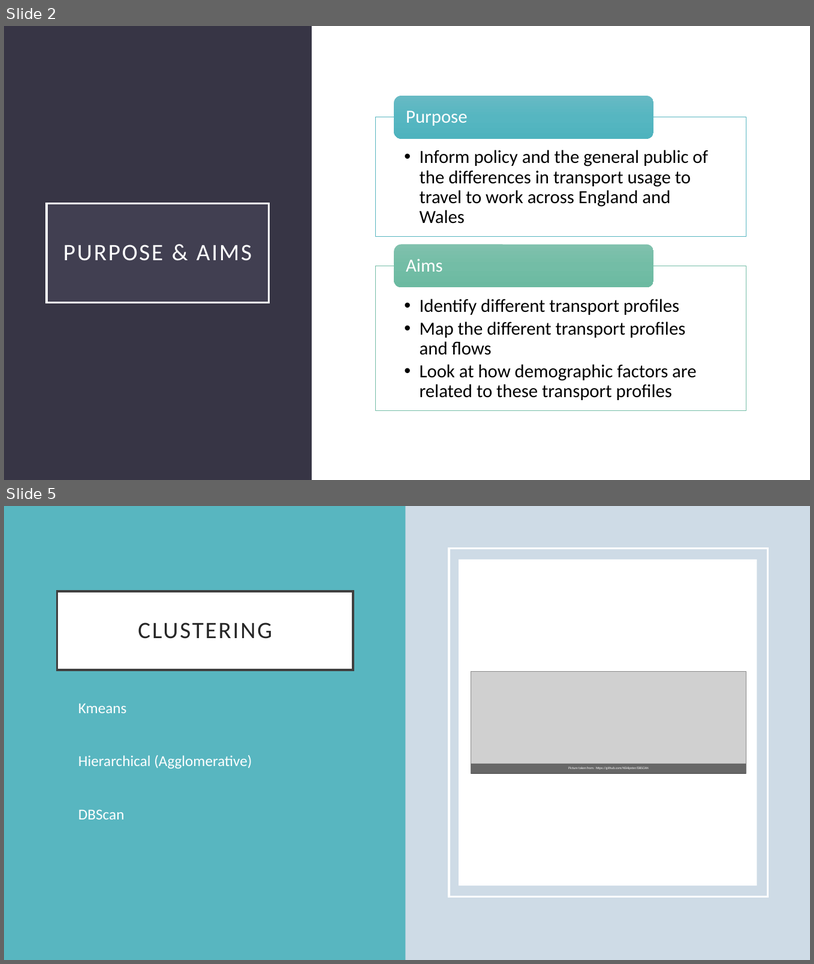
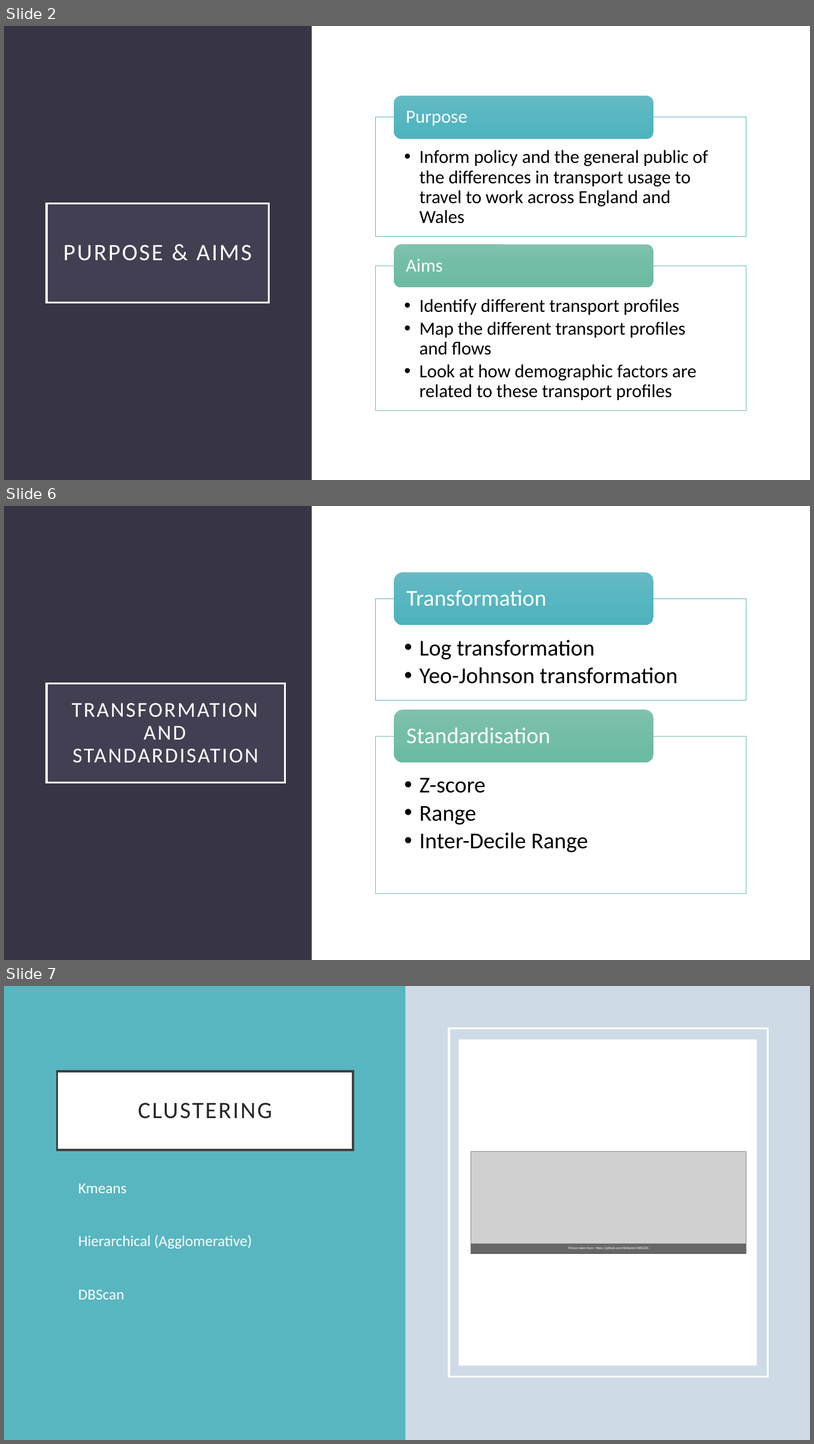
Before and after one commit to natesheehan/spidercartographers, a slide deck: For Report/Presentation.pptx. Shown one above the other, each under a label of ours: slides 2 and 5 before the commit, slides 2, 6 and 7 after it; the slides between them are not shown. The pictures are 814x964 and 814x1444 pixels, drawn with LibreOffice and Linux fonts; fonts in the diff are those of the drawing; grey boxes stand for pictures. Boxes give left, top, right and bottom in pixels: in the first picture for what was removed or moved away, otherwise in the second. Text is boxed around its words. In the diff, an @@ line names an element or a change of style, - is before the commit and + after.

```diff
--- a/For Report/Presentation.pptx
+++ b/For Report/Presentation.pptx
@@ slide 6 added at (x1=4, y1=506, x2=810, y2=960), background #FFFFFF @@
@@ rectangle added at (x1=4, y1=506, x2=312, y2=960), fill #373545 @@
@@ title added at (x1=47, y1=683, x2=285, y2=783), fill #7F7B9A at 15% opacity, outline #FFFFFF 2.5 pt, 25.2 pt, text #FFFFFF @@
+TRANSFORMATION AND STANDARDISATION
@@ group added at (x1=376, y1=573, x2=747, y2=893): 4 texts, 2 rectangles, 2 rounded rectangles @@
+  • Log transformation
+  • Yeo-Johnson transformation
+Transformation
+  • Z-score
+  • Range
+  • Inter-Decile Range
+Standardisation
@@ what was slide 5 is now slide 7 @@
```
Also in this commit, not shown: 2 slides changed, 2 other slides added.
